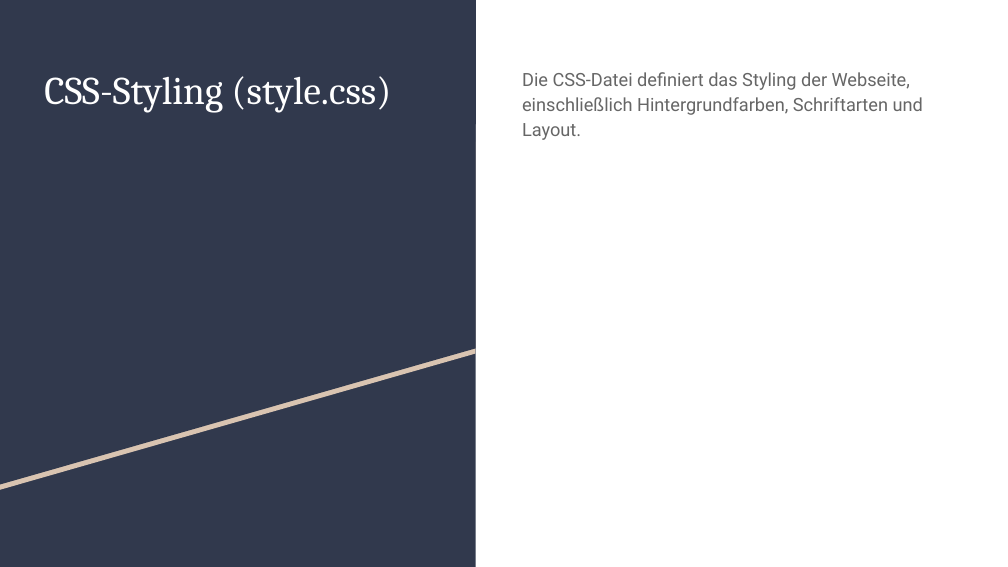
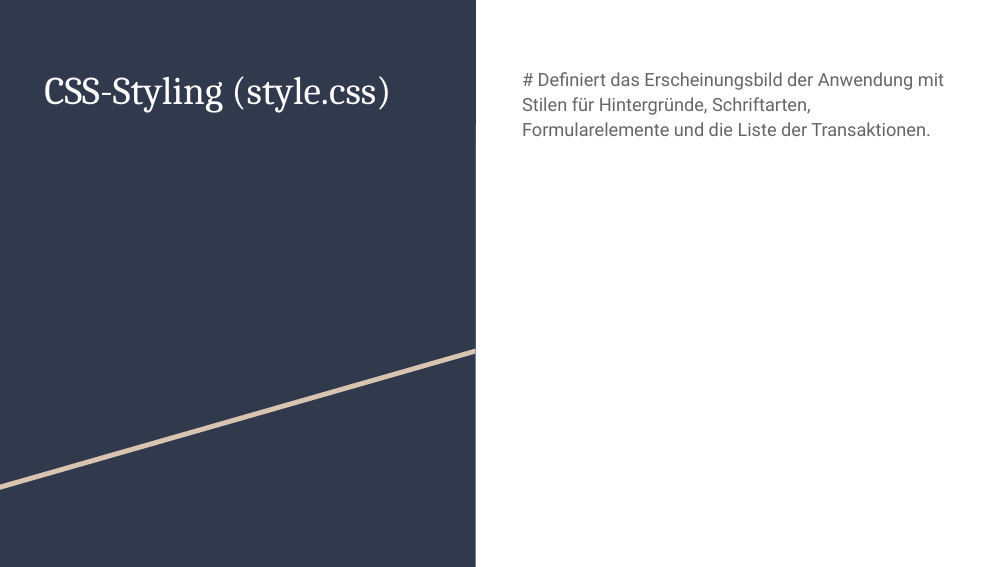
Before and after one commit to EduardMayer-IT/haushaltsbuch, a slide deck: slide 4 of Mayer Präsentation .pptx. Drawn at 1008x567 pixels with LibreOffice and Linux fonts; fonts in the diff are those of the drawing. Boxes give left, top, right and bottom in pixels: in the first picture for what was removed or moved away, otherwise in the second. Text is boxed around its words. In the diff, an @@ line names an element or a change of style, - is before the commit and + after.

```diff
--- a/Mayer Präsentation .pptx
+++ b/Mayer Präsentation .pptx
@@ text at (x1=522, y1=72, x2=944, y2=136): text changed @@
-Die CSS-Datei definiert das Styling der Webseite, einschließlich Hintergrundfarben, Schriftarten und Layout.
+# Definiert das Erscheinungsbild der Anwendung mit Stilen für Hintergründe, Schriftarten, Formularelemente und die Liste der Transaktionen.
```
Also in this commit, not shown: 7 other slides changed, 1 slide added, 1 slide removed, 2 other files.
